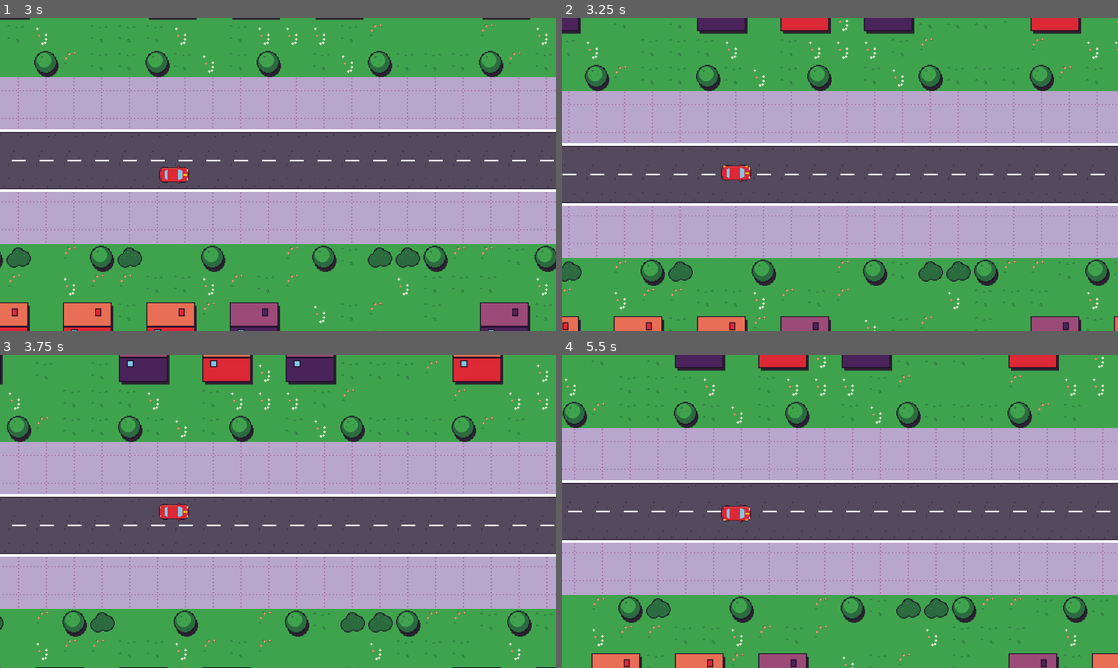
Above: before the commit, frames 1-4 (two rows, left to right).
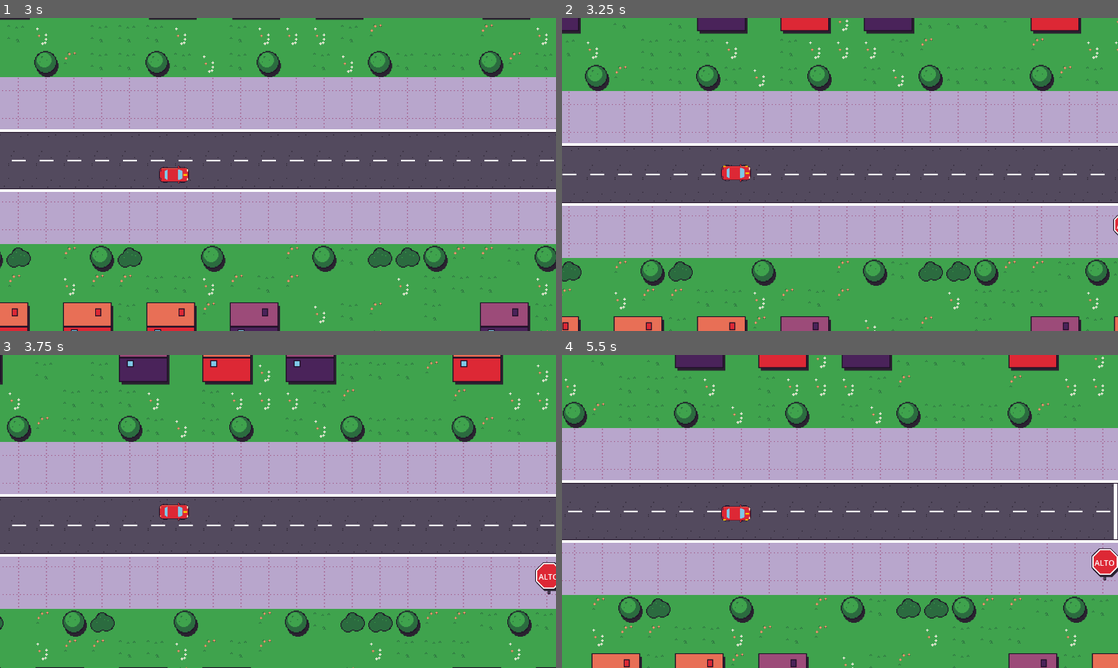
Above: after the commit, the same moments.

Repository: upsaac-obs/reto_tec_juego
Game: Godot game, scene res://levels/test_street.tscn
The game is run twice, just before and just after one commit, with the same random seed, the same clock (stepped at 60 frames per second) and the same inputs. This scene is started directly instead of the project's main scene.
Inputs:
- Up to frame 1 (3 s): tap Enter at 0.5 s; hold Up (car_accelerate) 0.53-2.03 s; tap B (car_seatbelt) every 0.75 s from 0.6 to 2.85 s; hold Left (car_left) from 2.03 s (still down)
- Up to frame 2 (3.25 s): keep holding Left (car_left)
- Up to frame 3 (3.75 s): release Left (car_left) at 3.53 s; hold Down (car_brake) from 3.53 s (still down); tap B (car_seatbelt) at 3.6 s
- Up to frame 4 (5.5 s): tap Space at 4.25 s; release Down (car_brake) at 4.28 s; hold Right (car_right) 4.28-5.03 s; tap B (car_seatbelt) at 4.35, 5.1 s; tap Enter at 5 s; hold Up (car_accelerate) from 5.03 s (still down)

Frame 1 is identical in both runs. In frame 2, less than 0.1% of the frame differs, in the area x 99-100%, y 62-70%; in frame 3, 0.3%; in frame 4, 0.5%, in the area x 95-100%, y 41-72%.

Commit message:
Alto y paso peatonal con peatón niño de Pixel Engine
- StopZone: falta si cruza la línea sin bajar de 10 px/s en la zona; +10 si hace alto completo
- Crosswalk: el peatón cruza cuando el auto se acerca; si el auto entra ocupado
  frena solo antes de tocarlo, el niño se asusta y es falta grave; +10 si cede el paso
- Pedestrian con animaciones de caminar y susto (nb_pro + pixel-engine, 82 créditos)
- RuleManager inicial con la API de CLAUDE.md (faltas, puntos y estrellas)
- PlayerCar: emergency_stop() y peticiones para que no avance
- Textos nuevos en i18n/textos.csv; reglas agregadas a la calle de prueba

Co-Authored-By: Claude Opus 5.5 <noreply@anthropic.com>

Diff:
--- /dev/null
+++ b/assets/sprites/pedestrians/child_frames.tres
@@ -0,0 +1,141 @@
+[gd_resource type="SpriteFrames" format=3]
+
+[ext_resource type="Texture2D" path="res://assets/sprites/pedestrians/child_scared.png" id="1_j2pee"]
+[ext_resource type="Texture2D" path="res://assets/sprites/pedestrians/child_walk.png" id="2_xidwi"]
+
+[sub_resource type="AtlasTexture" id="AtlasTexture_p46xe"]
+atlas = ExtResource("1_j2pee")
+region = Rect2(322, 0, 46, 85)
+
+[sub_resource type="AtlasTexture" id="AtlasTexture_5y31l"]
+atlas = ExtResource("1_j2pee")
+region = Rect2(0, 0, 46, 85)
+
+[sub_resource type="AtlasTexture" id="AtlasTexture_bbfll"]
+atlas = ExtResource("1_j2pee")
+region = Rect2(46, 0, 46, 85)
+
+[sub_resource type="AtlasTexture" id="AtlasTexture_6r2nf"]
+atlas = ExtResource("1_j2pee")
+region = Rect2(92, 0, 46, 85)
+
+[sub_resource type="AtlasTexture" id="AtlasTexture_dcxce"]
+atlas = ExtResource("1_j2pee")
+region = Rect2(138, 0, 46, 85)
+
+[sub_resource type="AtlasTexture" id="AtlasTexture_frqrd"]
+atlas = ExtResource("1_j2pee")
+region = Rect2(184, 0, 46, 85)
+
+[sub_resource type="AtlasTexture" id="AtlasTexture_xkboo"]
+atlas = ExtResource("1_j2pee")
+region = Rect2(230, 0, 46, 85)
+
+[sub_resource type="AtlasTexture" id="AtlasTexture_yw3p6"]
+atlas = ExtResource("1_j2pee")
+region = Rect2(276, 0, 46, 85)
+
+[sub_resource type="AtlasTexture" id="AtlasTexture_rxsl6"]
+atlas = ExtResource("1_j2pee")
+region = Rect2(322, 0, 46, 85)
+
+[sub_resource type="AtlasTexture" id="AtlasTexture_4lrp5"]
+atlas = ExtResource("2_xidwi")
+region = Rect2(0, 0, 46, 85)
+
+[sub_resource type="AtlasTexture" id="AtlasTexture_3pybp"]
+atlas = ExtResource("2_xidwi")
+region = Rect2(46, 0, 46, 85)
+
+[sub_resource type="AtlasTexture" id="AtlasTexture_5n7qb"]
+atlas = ExtResource("2_xidwi")
+region = Rect2(92, 0, 46, 85)
+
+[sub_resource type="AtlasTexture" id="AtlasTexture_ai8ed"]
+atlas = ExtResource("2_xidwi")
+region = Rect2(138, 0, 46, 85)
+
+[sub_resource type="AtlasTexture" id="AtlasTexture_gbjv2"]
+atlas = ExtResource("2_xidwi")
+region = Rect2(184, 0, 46, 85)
+
+[sub_resource type="AtlasTexture" id="AtlasTexture_32lom"]
+atlas = ExtResource("2_xidwi")
+region = Rect2(230, 0, 46, 85)
+
+[sub_resource type="AtlasTexture" id="AtlasTexture_h68xl"]
+atlas = ExtResource("2_xidwi")
+region = Rect2(276, 0, 46, 85)
+
+[sub_resource type="AtlasTexture" id="AtlasTexture_yqvs0"]
+atlas = ExtResource("2_xidwi")
+region = Rect2(322, 0, 46, 85)
+
+[resource]
+animations = [{
+"frames": [{
+"duration": 1.0,
+"texture": SubResource("AtlasTexture_p46xe")
+}],
+"loop": 1,
+"name": &"idle",
+"speed": 1.0
+}, {
+"frames": [{
+"duration": 1.0,
+"texture": SubResource("AtlasTexture_5y31l")
+}, {
+"duration": 1.0,
+"texture": SubResource("AtlasTexture_bbfll")
+}, {
+"duration": 1.0,
+"texture": SubResource("AtlasTexture_6r2nf")
+}, {
+"duration": 1.0,
+"texture": SubResource("AtlasTexture_dcxce")
+}, {
+"duration": 1.0,
+"texture": SubResource("AtlasTexture_frqrd")
+}, {
+"duration": 1.0,
+"texture": SubResource("AtlasTexture_xkboo")
+}, {
+"duration": 1.0,
+"texture": SubResource("AtlasTexture_yw3p6")
+}, {
+"duration": 1.0,
+"texture": SubResource("AtlasTexture_rxsl6")
+}],
+"loop": 0,
+"name": &"scared",
+"speed": 10.0
+}, {
+"frames": [{
+"duration": 1.0,
+"texture": SubResource("AtlasTexture_4lrp5")
+}, {
+"duration": 1.0,
+"texture": SubResource("AtlasTexture_3pybp")
+}, {
+"duration": 1.0,
+"texture": SubResource("AtlasTexture_5n7qb")
+}, {
+"duration": 1.0,
+"texture": SubResource("AtlasTexture_ai8ed")
+}, {
+"duration": 1.0,
+"texture": SubResource("AtlasTexture_gbjv2")
+}, {
+"duration": 1.0,
+"texture": SubResource("AtlasTexture_32lom")
+}, {
+"duration": 1.0,
+"texture": SubResource("AtlasTexture_h68xl")
+}, {
+"duration": 1.0,
+"texture": SubResource("AtlasTexture_yqvs0")
+}],
+"loop": 1,
+"name": &"walk",
+"speed": 10.0
+}]
--- a/i18n/textos.csv
+++ b/i18n/textos.csv
@@ -1,3 +1,8 @@
 keys,es
 TITULO_JUEGO,RutaKids
 MENU_JUGAR,Jugar
+SENAL_ALTO,ALTO
+FALTA_ALTO,"¡Uy! En el alto hay que detenerse por completo antes de la línea."
+BIEN_ALTO,"¡Bien, alto completo!"
+FALTA_PEATON,"¡Cuidado! Alguien estaba cruzando. En el paso peatonal, primero el peatón."
+BIEN_PEATON,"¡Bien, cediste el paso!"
--- a/levels/test_street.tscn
+++ b/levels/test_street.tscn
@@ -2,10 +2,13 @@
 
 [ext_resource type="TileSet" path="res://assets/tiles/street_tiles.tres" id="1_hom77"]
 [ext_resource type="Script" path="res://scenes/level/driving_route.gd" id="2_ghiwo"]
+[ext_resource type="PackedScene" path="res://scenes/rules/stop_zone.tscn" id="2_q26o6"]
 [ext_resource type="PackedScene" path="res://scenes/level/player_car.tscn" id="3_ac0x4"]
-[ext_resource type="Script" path="res://scenes/level/player_car.gd" id="4_q26o6"]
-[ext_resource type="Texture2D" path="res://assets/sprites/player_car.png" id="5_ebu3w"]
+[ext_resource type="Script" path="res://scenes/rules/stop_zone.gd" id="3_ebu3w"]
+[ext_resource type="PackedScene" path="res://scenes/rules/crosswalk.tscn" id="4_j1wff"]
+[ext_resource type="Script" path="res://scenes/rules/crosswalk.gd" id="5_f2rh6"]
 [ext_resource type="Script" path="res://scenes/level/follow_camera.gd" id="6_j1wff"]
+[ext_resource type="Script" path="res://scenes/level/rule_manager.gd" id="9_4ui1r"]
 
 [sub_resource type="Curve2D" id="Curve2D_f2rh6"]
 _data = {
@@ -19,18 +22,28 @@
 tile_map_data = PackedByteArray("AADy//T/AAAAAAAAAADy//X/AAABAAAAAADy//b/AAACAAAAAADy//f/AAABAAAAAADy//j/AAABAAAAAADy// …(34480 unchanged characters)…
 tile_set = ExtResource("1_hom77")
 
+[node name="Rules" type="Node2D" parent="." unique_id=1465942248]
+
+[node name="StopZone" type="Node2D" parent="Rules" unique_id=715495980 instance=ExtResource("2_q26o6")]
+position = Vector2(1280, 0)
+script = ExtResource("3_ebu3w")
+
+[node name="Crosswalk" type="Node2D" parent="Rules" unique_id=225141374 instance=ExtResource("4_j1wff")]
+position = Vector2(2592, 0)
+script = ExtResource("5_f2rh6")
+
 [node name="Route" type="Path2D" parent="." unique_id=1158050752]
 curve = SubResource("Curve2D_f2rh6")
 script = ExtResource("2_ghiwo")
 debug_draw = false
 
-[node name="PlayerCar" type="PathFollow2D" parent="Route" unique_id=1102155021 instance=ExtResource("3_ac0x4")]
-loop = false
-script = ExtResource("4_q26o6")
+[node name="PlayerCar" parent="Route" unique_id=1102155021 instance=ExtResource("3_ac0x4")]
 start_lane = 1
-texture = ExtResource("5_ebu3w")
 
 [node name="FollowCamera" type="Camera2D" parent="." unique_id=1614088124 node_paths=PackedStringArray("target", "bounds_layer")]
 script = ExtResource("6_j1wff")
 target = NodePath("../Route/PlayerCar")
 bounds_layer = NodePath("../Ground")
+
+[node name="RuleManager" type="Node" parent="." unique_id=1873390035]
+script = ExtResource("9_4ui1r")
--- /dev/null
+++ b/scenes/actors/pedestrian.gd
@@ -0,0 +1,60 @@
+class_name Pedestrian
+extends Node2D
+## Peatón que camina en línea recta hacia un punto. El origen del nodo son sus pies.
+## Animaciones en sprite_frames: "idle", "walk" y "scared" (sin repetir).
+
+signal arrived
+
+## Pasos por segundo en px/s. Más lento para personas mayores o silla de ruedas.
+@export var walk_speed: float = 70.0
+@export var sprite_frames: SpriteFrames
+@export var fade_time: float = 0.4
+
+@onready var _sprite: AnimatedSprite2D = $Sprite
+
+var _target: Vector2 = Vector2.ZERO
+var _walking: bool = false
+var _scared: bool = false
+
+
+func _ready() -> void:
+	if sprite_frames != null:
+		_sprite.sprite_frames = sprite_frames
+	_sprite.animation_finished.connect(_on_animation_finished)
+	_sprite.play(&"idle")
+
+
+## Camina hasta target (en coordenadas del padre) y emite arrived al llegar.
+func walk_to(target: Vector2) -> void:
+	_target = target
+	_walking = true
+	if not _scared:
+		_sprite.play(&"walk")
+
+
+## Se asusta un momento y luego sigue con lo que estaba haciendo.
+func scare() -> void:
+	_scared = true
+	_sprite.play(&"scared")
+
+
+func fade_out() -> void:
+	var tween := create_tween()
+	tween.tween_property(self, ^"modulate:a", 0.0, fade_time)
+	tween.tween_callback(hide)
+
+
+func _physics_process(delta: float) -> void:
+	if not _walking or _scared:
+		return
+	position = position.move_toward(_target, walk_speed * delta)
+	if position.is_equal_approx(_target):
+		_walking = false
+		_sprite.play(&"idle")
+		arrived.emit()
+
+
+func _on_animation_finished() -> void:
+	if _sprite.animation == &"scared":
+		_scared = false
+		_sprite.play(&"walk" if _walking else &"idle")
--- /dev/null
+++ b/scenes/actors/pedestrian.tscn
@@ -0,0 +1,13 @@
+[gd_scene format=3]
+
+[ext_resource type="Script" path="res://scenes/actors/pedestrian.gd" id="1_imgyg"]
+[ext_resource type="SpriteFrames" path="res://assets/sprites/pedestrians/child_frames.tres" id="2_ja1r8"]
+
+[node name="Pedestrian" type="Node2D" unique_id=1100360974]
+script = ExtResource("1_imgyg")
+sprite_frames = ExtResource("2_ja1r8")
+
+[node name="Sprite" type="AnimatedSprite2D" parent="." unique_id=1511882335]
+sprite_frames = ExtResource("2_ja1r8")
+animation = &"idle"
+offset = Vector2(0, -41.5)
--- a/scenes/level/player_car.gd
+++ b/scenes/level/player_car.gd
@@ -58,6 +58,8 @@
 var _signal_elapsed: float = 0.0
 var _blink_time: float = 0.0
 var _finished: bool = false
+## Piezas que piden que el auto no avance (por ejemplo, un peatón cruzando).
+var _stop_requests: Array[Object] = []
 
 
 func _ready() -> void:
@@ -71,6 +73,21 @@
 	_lane_count = _route.lane_count_at(progress)
 	lane_index = clampi(start_lane, 0, _lane_count - 1)
 	v_offset = _route.lane_offset(lane_index, _lane_count)
+
+
+## Frena en seco. Lo usan las piezas de reglas para no tocar a nadie.
+func emergency_stop() -> void:
+	speed = 0.0
+	is_braking = true
+
+
+func add_stop_request(source: Object) -> void:
+	if not _stop_requests.has(source):
+		_stop_requests.append(source)
+
+
+func remove_stop_request(source: Object) -> void:
+	_stop_requests.erase(source)
 
 
 ## Pone el auto detenido en otro punto de la ruta (por ejemplo, el último punto de control).
@@ -173,6 +190,10 @@
 	else:
 		speed -= coast_deceleration * delta
 	speed = clampf(speed, 0.0, max_speed)
+	if not _stop_requests.is_empty():
+		speed = 0.0
+		is_braking = true
+		return
 
 	# Frena solo antes de un giro que todavía no se ha indicado con la flecha.
 	var stop := _stop_progress()
--- /dev/null
+++ b/scenes/level/rule_manager.gd
@@ -0,0 +1,50 @@
+class_name RuleManager
+extends Node
+## Cuenta faltas y puntos del nivel y calcula las estrellas.
+## Versión inicial para el prototipo: todavía no regresa al punto de control
+## ni muestra mensajes (eso llega con las tareas RuleManager y Feedback).
+
+signal infraction_reported(rule_id: StringName, grave: bool)
+signal good_action_reported(action_id: StringName, points: int)
+signal level_finished(stars: int)
+
+var faults: int = 0
+var points: int = 0
+var _checkpoint: float = 0.0
+
+
+func _ready() -> void:
+	add_to_group(&"rule_manager")
+
+
+func report_infraction(rule_id: StringName, message_key: String, grave := false) -> void:
+	faults += 1
+	print("Falta%s (%s): %s" % [" grave" if grave else "", rule_id, tr(message_key)])
+	infraction_reported.emit(rule_id, grave)
+
+
+func report_good_action(action_id: StringName, message_key: String, action_points := 10) -> void:
+	points += action_points
+	print("+%d (%s): %s" % [action_points, action_id, tr(message_key)])
+	good_action_reported.emit(action_id, action_points)
+
+
+func set_checkpoint(progress: float) -> void:
+	_checkpoint = progress
+
+
+func get_checkpoint() -> float:
+	return _checkpoint
+
+
+## 0 faltas = 3 estrellas, 1 o 2 = 2, 3 o más = 1.
+func get_stars() -> int:
+	if faults == 0:
+		return 3
+	if faults <= 2:
+		return 2
+	return 1
+
+
+func finish_level() -> void:
+	level_finished.emit(get_stars())
--- /dev/null
+++ b/scenes/rules/crosswalk.gd
@@ -0,0 +1,141 @@
+@tool
+class_name Crosswalk
+extends RulePiece
+## Paso peatonal con un peatón. El origen es el centro de la cebra y el auto llega
+## desde -x (gira el nodo para otras direcciones).
+## - El peatón espera en la banqueta (Start) y empieza a cruzar cuando el auto se acerca.
+## - Mientras alguien espera o cruza, el paso está ocupado.
+## - Si el auto entra a la cebra ocupada: frena solo, el peatón se asusta y es falta grave.
+## - Si el auto se detuvo antes y dejó cruzar, da puntos.
+
+enum State { WAITING, CROSSING, LEAVING, GONE }
+
+@export var crosswalk_width: float = 64.0:
+	set(value):
+		crosswalk_width = value
+		_refresh()
+@export var road_width: float = 128.0:
+	set(value):
+		road_width = value
+		_refresh()
+## Zona antes de la cebra donde el auto hace que el peatón empiece a cruzar.
+@export var approach_length: float = 448.0:
+	set(value):
+		approach_length = value
+		_refresh()
+## Distancia antes de la cebra donde el auto ya cuenta como que entró (y frena solo).
+@export var fault_margin: float = 16.0:
+	set(value):
+		fault_margin = value
+		_refresh()
+@export var stop_speed: float = 10.0
+@export var points: int = 10
+## Segundos entre que el auto se acerca y el peatón empieza a cruzar.
+@export var start_delay: float = 0.3
+@export var stripe_height: float = 14.0
+@export var stripe_gap: float = 10.0
+
+@onready var _zone: Area2D = $Zone
+@onready var _approach: Area2D = $Approach
+@onready var _start: Marker2D = $Start
+@onready var _end: Marker2D = $End
+@onready var _exit: Marker2D = $Exit
+
+var _state: State = State.WAITING
+var _pedestrian: Pedestrian
+var _car: PlayerCar
+var _car_in_approach: bool = false
+var _start_pending: bool = false
+var _faulted: bool = false
+var _yielded: bool = false
+
+
+func _ready() -> void:
+	_refresh()
+	if Engine.is_editor_hint():
+		return
+	_pedestrian = $Pedestrian as Pedestrian
+	_pedestrian.position = _start.position
+	_zone.area_entered.connect(_on_zone_entered)
+	_approach.area_entered.connect(_on_approach_entered)
+	_approach.area_exited.connect(_on_approach_exited)
+	_pedestrian.arrived.connect(_on_pedestrian_arrived)
+
+
+func is_occupied() -> bool:
+	return _state == State.WAITING or _state == State.CROSSING
+
+
+func _physics_process(_delta: float) -> void:
+	if Engine.is_editor_hint() or _car == null:
+		return
+	if _car_in_approach and is_occupied() and not _faulted and _car.speed <= stop_speed:
+		_yielded = true
+
+
+func _on_approach_entered(area: Area2D) -> void:
+	var car := _car_from(area)
+	if car == null:
+		return
+	_car = car
+	_car_in_approach = true
+	if _state == State.WAITING and not _start_pending:
+		_start_pending = true
+		get_tree().create_timer(start_delay, false).timeout.connect(_start_crossing)
+
+
+func _on_approach_exited(area: Area2D) -> void:
+	if _car_from(area) != null:
+		_car_in_approach = false
+
+
+func _start_crossing() -> void:
+	_state = State.CROSSING
+	_pedestrian.walk_to(_end.position)
+
+
+func _on_zone_entered(area: Area2D) -> void:
+	var car := _car_from(area)
+	if car == null or not is_occupied() or _faulted:
+		return
+	_faulted = true
+	car.emergency_stop()
+	car.add_stop_request(self)
+	_pedestrian.scare()
+	_report_infraction(&"crosswalk", "FALTA_PEATON", true)
+
+
+func _on_pedestrian_arrived() -> void:
+	match _state:
+		State.WAITING, State.CROSSING:
+			_state = State.LEAVING
+			if _faulted and _car != null:
+				_car.remove_stop_request(self)
+			elif _yielded:
+				_report_good_action(&"crosswalk", "BIEN_PEATON", points)
+			_pedestrian.walk_to(_exit.position)
+		State.LEAVING:
+			_state = State.GONE
+			_pedestrian.fade_out()
+
+
+func _refresh() -> void:
+	if not is_node_ready():
+		return
+	var half := Vector2(crosswalk_width, road_width) / 2.0
+	_set_rect(_zone, Rect2(-half.x - fault_margin, -half.y, crosswalk_width + fault_margin, road_width))
+	_set_rect(_approach, Rect2(-half.x - approach_length, -half.y, approach_length, road_width))
+	queue_redraw()
+
+
+## Cebra: barras paralelas al tráfico, de banqueta a banqueta.
+func _draw() -> void:
+	# Tapa las rayas de carril bajo la cebra
+	draw_rect(Rect2(-crosswalk_width / 2.0 - 4.0, -road_width / 2.0, crosswalk_width + 8.0, road_width), Palette.COLOR_ASPHALT)
+	var y := -road_width / 2.0 + stripe_gap / 2.0
+	while y + stripe_height <= road_width / 2.0:
+		draw_rect(Rect2(-crosswalk_width / 2.0, y, crosswalk_width, stripe_height), Palette.COLOR_WHITE)
+		y += stripe_height + stripe_gap
+	if Engine.is_editor_hint():
+		draw_rect(Rect2(-crosswalk_width / 2.0 - approach_length, -road_width / 2.0, approach_length, road_width),
+			Palette.COLOR_GOLD, false, 2.0)
--- /dev/null
+++ b/scenes/rules/crosswalk.tscn
@@ -0,0 +1,39 @@
+[gd_scene format=3]
+
+[ext_resource type="Script" path="res://scenes/rules/crosswalk.gd" id="1_script"]
+[ext_resource type="PackedScene" path="res://scenes/actors/pedestrian.tscn" id="2_pedestrian"]
+
+[sub_resource type="RectangleShape2D" id="RectangleShape2D_zone"]
+resource_local_to_scene = true
+size = Vector2(64, 128)
+
+[sub_resource type="RectangleShape2D" id="RectangleShape2D_approach"]
+resource_local_to_scene = true
+size = Vector2(448, 128)
+
+[node name="Crosswalk" type="Node2D"]
+script = ExtResource("1_script")
+
+[node name="Zone" type="Area2D" parent="."]
+
+[node name="CollisionShape2D" type="CollisionShape2D" parent="Zone"]
+shape = SubResource("RectangleShape2D_zone")
+
+[node name="Approach" type="Area2D" parent="."]
+
+[node name="CollisionShape2D" type="CollisionShape2D" parent="Approach"]
+position = Vector2(-256, 0)
+shape = SubResource("RectangleShape2D_approach")
+
+[node name="Start" type="Marker2D" parent="."]
+position = Vector2(0, -84)
+
+[node name="End" type="Marker2D" parent="."]
+position = Vector2(0, 108)
+
+[node name="Exit" type="Marker2D" parent="."]
+position = Vector2(0, 230)
+
+[node name="Pedestrian" parent="." instance=ExtResource("2_pedestrian")]
+z_index = 1
+position = Vector2(0, -84)
--- /dev/null
+++ b/scenes/rules/rule_piece.gd
@@ -0,0 +1,41 @@
+@tool
+class_name RulePiece
+extends Node2D
+## Base de las piezas de reglas. Detecta al auto por su Hitbox (grupo "player")
+## y le avisa al RuleManager del nivel (grupo "rule_manager").
+
+const Palette := preload("res://autoload/game_state.gd")
+
+
+func _car_from(area: Area2D) -> PlayerCar:
+	if area.is_in_group(&"player"):
+		return area.owner as PlayerCar
+	return null
+
+
+func _rule_manager() -> RuleManager:
+	return get_tree().get_first_node_in_group(&"rule_manager") as RuleManager
+
+
+func _report_infraction(rule_id: StringName, message_key: String, grave := false) -> void:
+	var manager := _rule_manager()
+	if manager == null:
+		push_warning("No hay RuleManager en el nivel: %s" % tr(message_key))
+		return
+	manager.report_infraction(rule_id, message_key, grave)
+
+
+func _report_good_action(action_id: StringName, message_key: String, points := 10) -> void:
+	var manager := _rule_manager()
+	if manager == null:
+		push_warning("No hay RuleManager en el nivel: %s" % tr(message_key))
+		return
+	manager.report_good_action(action_id, message_key, points)
+
+
+## Ajusta el tamaño y la posición del rectángulo de colisión de un Area2D hijo.
+func _set_rect(area: Area2D, rect: Rect2) -> void:
+	var shape_node := area.get_child(0) as CollisionShape2D
+	var shape := shape_node.shape as RectangleShape2D
+	shape.size = rect.size
+	shape_node.position = rect.get_center()
--- /dev/null
+++ b/scenes/rules/stop_zone.gd
@@ -0,0 +1,116 @@
+@tool
+class_name StopZone
+extends RulePiece
+## Alto. El origen es el centro de la línea de alto y el auto llega desde -x
+## (gira el nodo para otras direcciones). Es falta si el auto cruza la línea
+## sin haber bajado de stop_speed dentro de la zona; si se detuvo, da puntos.
+
+@export var zone_length: float = 192.0:
+	set(value):
+		zone_length = value
+		_refresh()
+@export var road_width: float = 128.0:
+	set(value):
+		road_width = value
+		_refresh()
+## Velocidad (px/s) por debajo de la cual el auto cuenta como detenido.
+@export var stop_speed: float = 10.0
+@export var points: int = 10
+@export var line_width: float = 8.0
+## Dónde va el letrero, del lado derecho del auto (+y).
+@export var sign_offset: Vector2 = Vector2(-28.0, 116.0):
+	set(value):
+		sign_offset = value
+		queue_redraw()
+@export var sign_radius: float = 32.0
+@export var sign_font_size: int = 18
+
+@onready var _zone: Area2D = $Zone
+@onready var _line: Area2D = $Line
+
+var _car: PlayerCar
+var _min_speed: float = INF
+var _tracking: bool = false
+var _evaluated: bool = false
+
+
+func _ready() -> void:
+	_refresh()
+	if Engine.is_editor_hint():
+		return
+	_zone.area_entered.connect(_on_zone_entered)
+	_line.area_entered.connect(_on_line_entered)
+	_line.area_exited.connect(_on_line_exited)
+
+
+func _physics_process(_delta: float) -> void:
+	if Engine.is_editor_hint() or not _tracking or _car == null:
+		return
+	_min_speed = minf(_min_speed, _car.speed)
+
+
+func _on_zone_entered(area: Area2D) -> void:
+	var car := _car_from(area)
+	if car == null or _evaluated:
+		return
+	_car = car
+	_min_speed = car.speed
+	_tracking = true
+
+
+func _on_line_entered(area: Area2D) -> void:
+	var car := _car_from(area)
+	if car == null or _evaluated:
+		return
+	_evaluated = true
+	_tracking = false
+	if _min_speed <= stop_speed:
+		_report_good_action(&"stop", "BIEN_ALTO", points)
+	else:
+		_report_infraction(&"stop", "FALTA_ALTO")
+
+
+## Cuando el auto ya pasó completo, se prepara para otra pasada (punto de control).
+func _on_line_exited(area: Area2D) -> void:
+	if _car_from(area) == null:
+		return
+	_evaluated = false
+	_min_speed = INF
+
+
+func _refresh() -> void:
+	if not is_node_ready():
+		return
+	_set_rect(_zone, Rect2(-zone_length, -road_width / 2.0, zone_length, road_width))
+	_set_rect(_line, Rect2(-line_width, -road_width / 2.0, line_width, road_width))
+	queue_redraw()
+
+
+func _draw() -> void:
+	draw_rect(Rect2(-line_width, -road_width / 2.0, line_width, road_width), Palette.COLOR_WHITE)
+	if Engine.is_editor_hint():
+		draw_rect(Rect2(-zone_length, -road_width / 2.0, zone_length, road_width), Palette.COLOR_GOLD, false, 2.0)
+	_draw_sign()
+
+
+## Letrero de ALTO: poste, sombra y octágono rojo con borde blanco.
+func _draw_sign() -> void:
+	var center := sign_offset
+	draw_rect(Rect2(center.x - 3.0, center.y, 6.0, sign_radius + 10.0), Palette.COLOR_OUTLINE)
+	draw_rect(Rect2(center.x - 2.0, center.y, 4.0, sign_radius + 9.0), Palette.COLOR_ASPHALT)
+	draw_colored_polygon(_octagon(center + Vector2(3.0, 4.0), sign_radius + 2.0), Palette.COLOR_SHADOW)
+	draw_colored_polygon(_octagon(center, sign_radius + 2.0), Palette.COLOR_OUTLINE)
+	draw_colored_polygon(_octagon(center, sign_radius), Palette.COLOR_WHITE)
+	draw_colored_polygon(_octagon(center, sign_radius - 3.0), Palette.COLOR_ADO_RED)
+	var font := ThemeDB.fallback_font
+	var text := tr("SENAL_ALTO")
+	var ascent := font.get_ascent(sign_font_size)
+	draw_string(font, center + Vector2(-sign_radius, ascent / 2.0 - 1.0), text,
+		HORIZONTAL_ALIGNMENT_CENTER, sign_radius * 2.0, sign_font_size, Palette.COLOR_WHITE)
+
+
+func _octagon(center: Vector2, radius: float) -> PackedVector2Array:
+	var points_out := PackedVector2Array()
+	for i in 8:
+		points_out.append(center + Vector2.from_angle(PI / 8.0 + i * PI / 4.0) * radius)
+	return points_out
--- /dev/null
+++ b/scenes/rules/stop_zone.tscn
@@ -0,0 +1,26 @@
+[gd_scene format=3]
+
+[ext_resource type="Script" path="res://scenes/rules/stop_zone.gd" id="1_script"]
+
+[sub_resource type="RectangleShape2D" id="RectangleShape2D_zone"]
+resource_local_to_scene = true
+size = Vector2(192, 128)
+
+[sub_resource type="RectangleShape2D" id="RectangleShape2D_line"]
+resource_local_to_scene = true
+size = Vector2(8, 128)
+
+[node name="StopZone" type="Node2D"]
+script = ExtResource("1_script")
+
+[node name="Zone" type="Area2D" parent="."]
+
+[node name="CollisionShape2D" type="CollisionShape2D" parent="Zone"]
+position = Vector2(-96, 0)
+shape = SubResource("RectangleShape2D_zone")
+
+[node name="Line" type="Area2D" parent="."]
+
+[node name="CollisionShape2D" type="CollisionShape2D" parent="Line"]
+position = Vector2(-4, 0)
+shape = SubResource("RectangleShape2D_line")
Binary file added: assets/sprites/pedestrians/child_raw.png
Not shown, added: assets/sprites/pedestrians/child_raw.png.import
Binary file added: assets/sprites/pedestrians/child_scared.png
Not shown, added: assets/sprites/pedestrians/child_scared.png.import
Binary file added: assets/sprites/pedestrians/child_scared_raw.png
Not shown, added: assets/sprites/pedestrians/child_scared_raw.png.import
Binary file added: assets/sprites/pedestrians/child_walk.png
Not shown, added: assets/sprites/pedestrians/child_walk.png.import
Binary file added: assets/sprites/pedestrians/child_walk_raw.png
Not shown, added: assets/sprites/pedestrians/child_walk_raw.png.import
Binary file changed: i18n/textos.es.translation
Not shown, added: scenes/actors/pedestrian.gd.uid
(and 6 more such lines)
